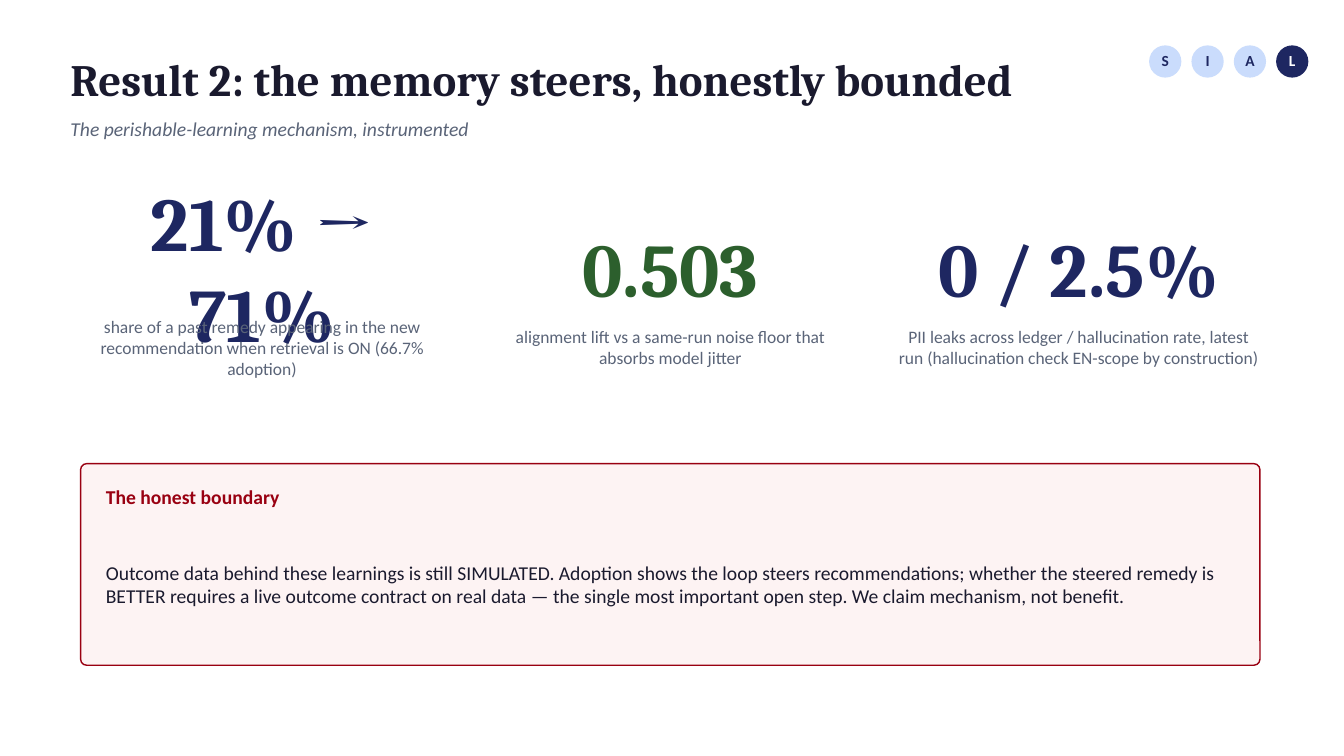
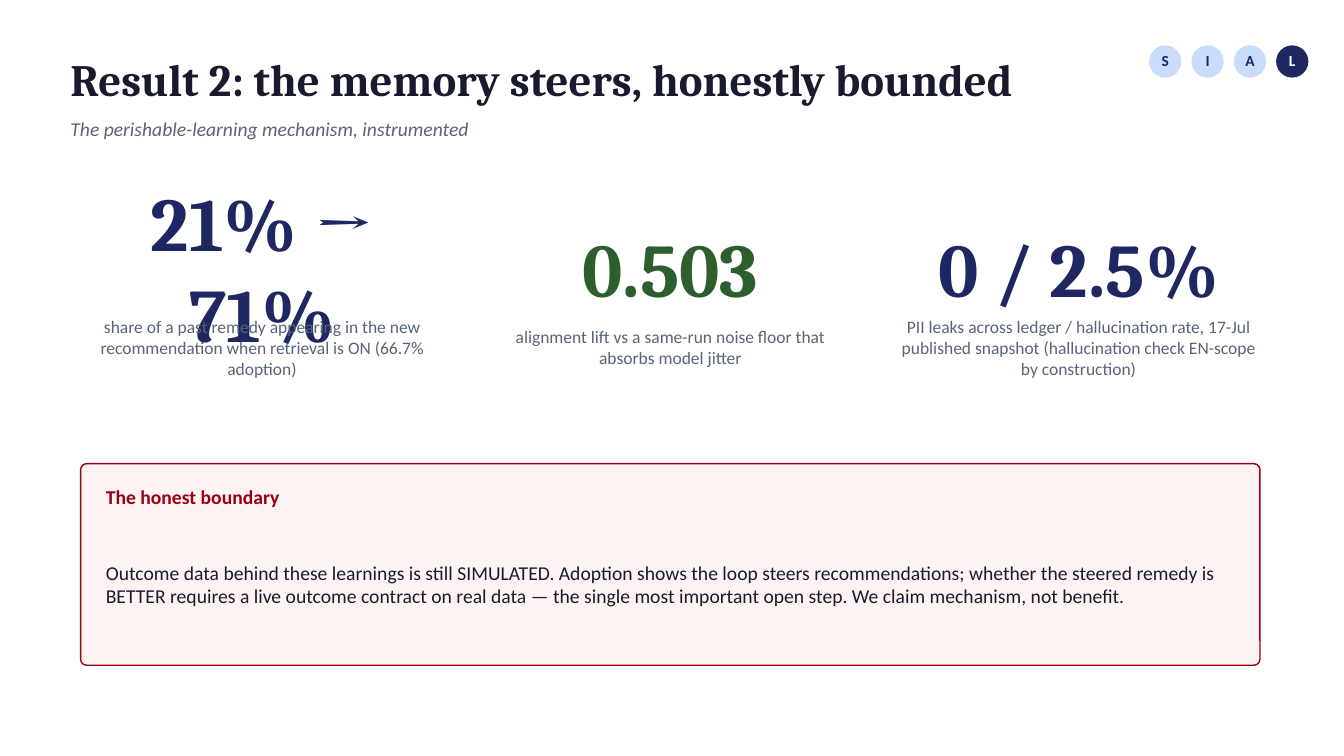
Before and after one commit to fogu13/CLARA, a slide deck: slide 14 of thesis/defense/defense_deck.pptx (slide 9 before the commit). Drawn at 1344x756 pixels with LibreOffice and Linux fonts; fonts in the diff are those of the drawing. Boxes give left, top, right and bottom in pixels: in the first picture for what was removed or moved away, otherwise in the second. Text is boxed around its words. In the diff, an @@ line names an element or a change of style, - is before the commit and + after.

```diff
--- a/thesis/defense/defense_deck.pptx
+++ b/thesis/defense/defense_deck.pptx
@@ text at bbox=[902, 321, 1255, 378]: text changed @@
-PII leaks across ledger / hallucination rate, latest run (hallucination check EN-scope by construction)
+PII leaks across ledger / hallucination rate, 17-Jul published snapshot (hallucination check EN-scope by construction)
```
Also in this commit, not shown: 4 other slides changed, 5 slides added, 15 other files.
